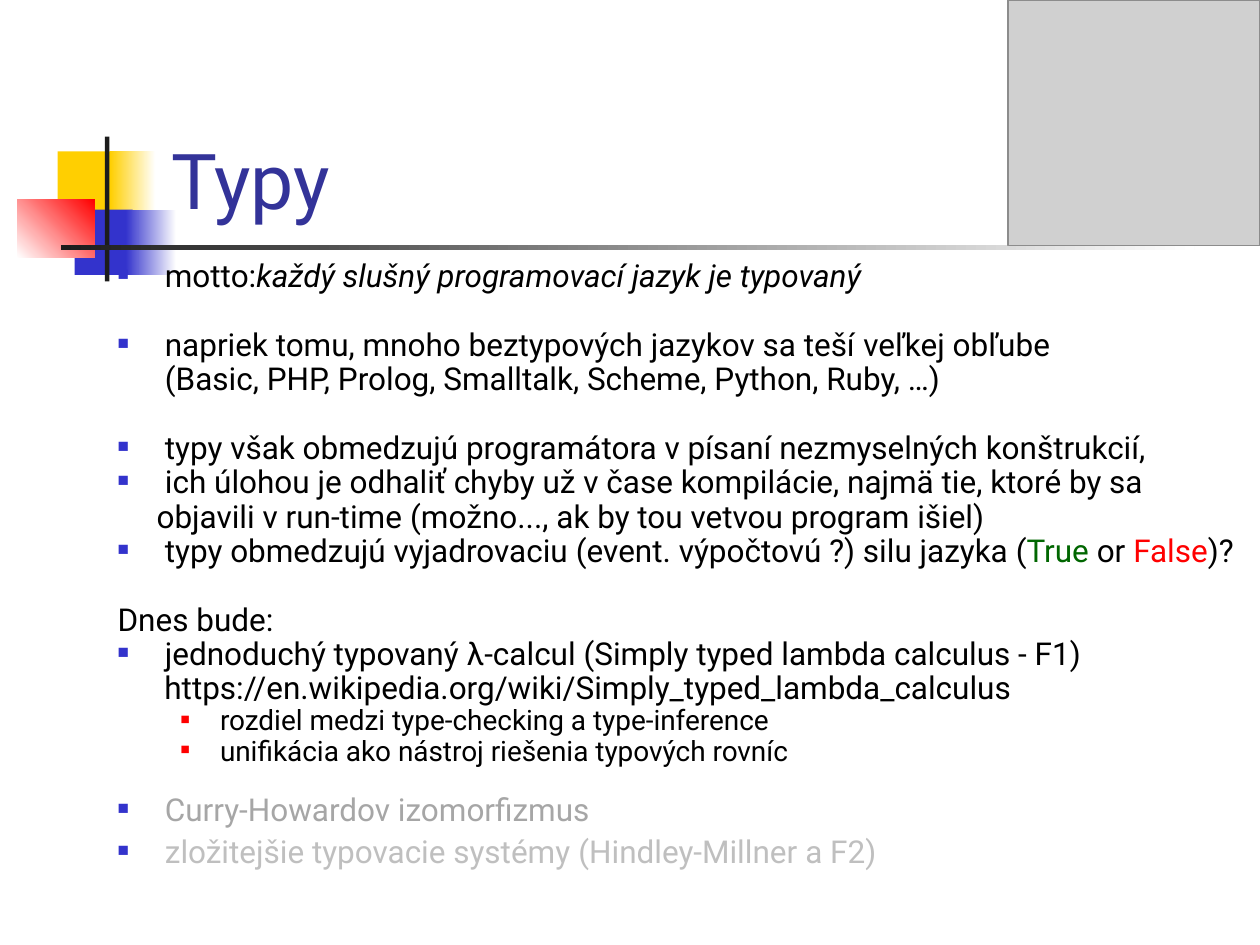
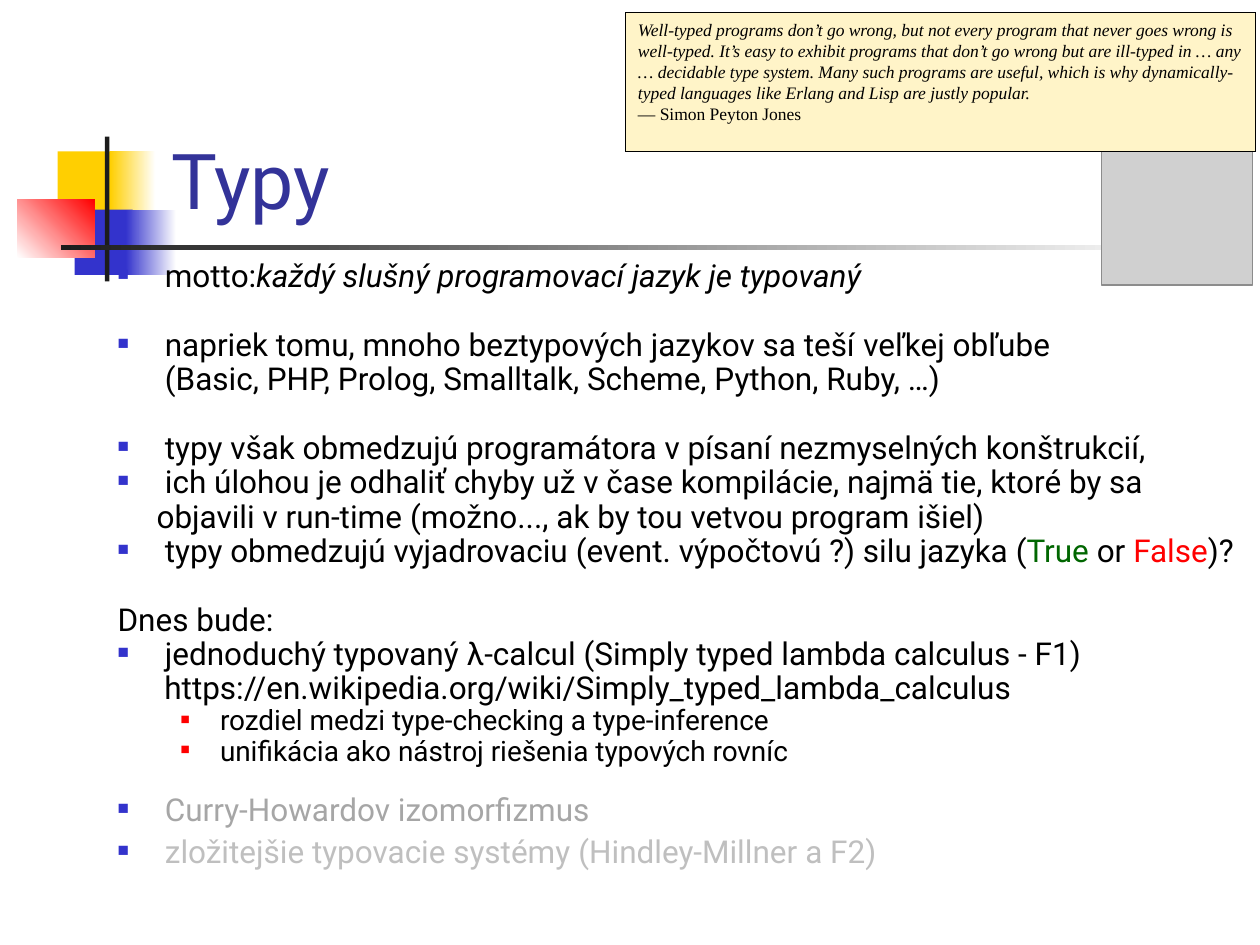
Before and after one commit to Funkcionalne/Prednasky, a slide deck: slide 2 of 08/08_fpro.ppt. Drawn at 1260x945 pixels with LibreOffice and Linux fonts; fonts in the diff are those of the drawing; grey boxes stand for pictures. Boxes give left, top, right and bottom in pixels: in the first picture for what was removed or moved away, otherwise in the second. Text is boxed around its words. In the diff, an @@ line names an element or a change of style, - is before the commit and + after.

```diff
--- a/08/08_fpro.ppt
+++ b/08/08_fpro.ppt
@@ rectangle added at <box>626,13,1256,151</box>, fill #FFF4C8, outline #000000 0.74 pt, 10 pt, text #000000, italic @@
+Well-typed programs don’t go wrong, but not every program that never goes wrong is well-typed. It’s easy to exhibit programs that don’t go wrong but are ill-typed in … any … decidable type system. Many such programs are useful, which is why dynamically-typed languages like Erlang and Lisp are justly popular.
+— Simon Peyton Jones
@@ picture: place and size @@
-picture at <box>1008,0,1260,246</box>
+picture at <box>1101,139,1252,286</box>
```
Also in this commit, not shown: 22 other slides changed, 1 other file.
